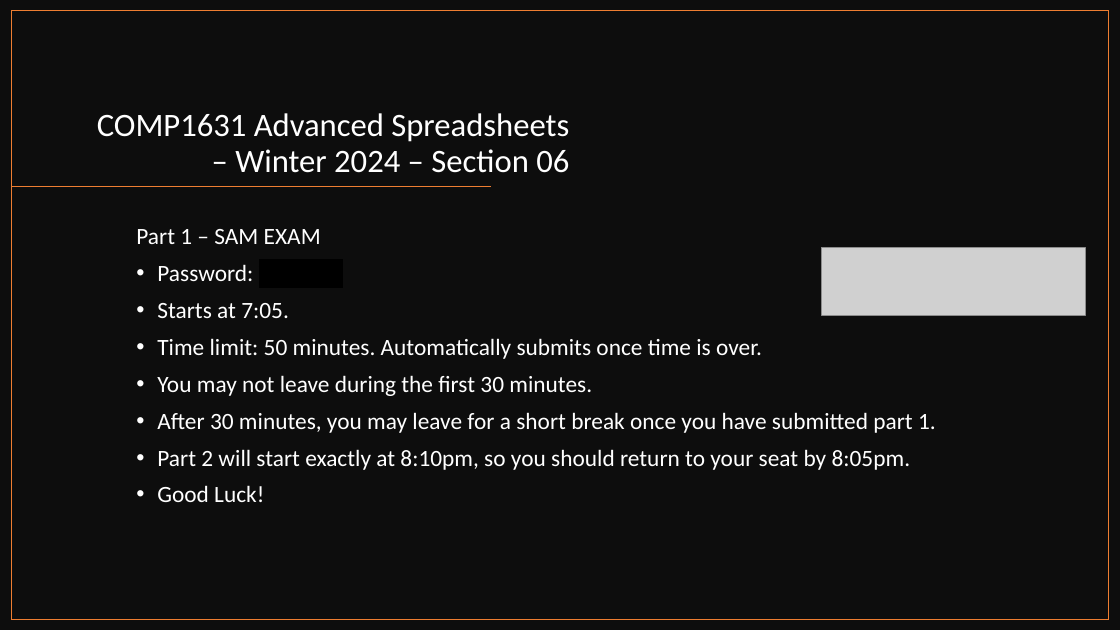
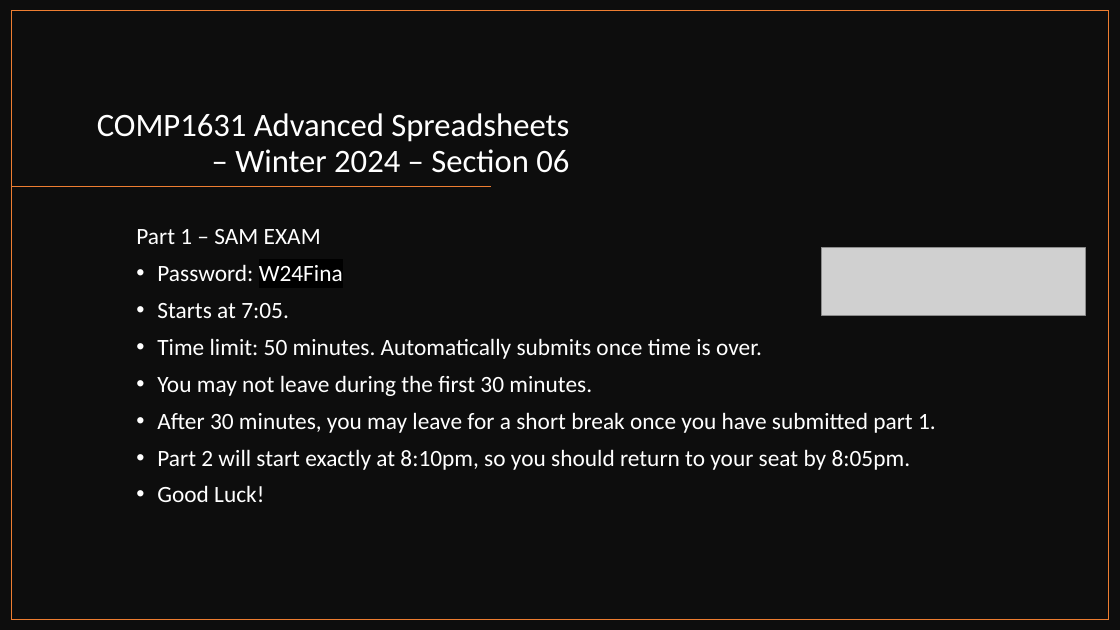
Before and after one commit to muktoakash/Teaching, a slide deck: slide 4 of COMP1631/Lecture_15_presentation.pptx. Drawn at 1120x630 pixels with LibreOffice and Linux fonts; fonts in the diff are those of the drawing; grey boxes stand for pictures. Boxes give left, top, right and bottom in pixels: in the first picture for what was removed or moved away, otherwise in the second. Text is boxed around its words. In the diff, an @@ line names an element or a change of style, - is before the commit and + after.

Commit message:
Complete lecture 15

```diff
--- a/COMP1631/Lecture_15_presentation.pptx
+++ b/COMP1631/Lecture_15_presentation.pptx
@@ text at [157, 264, 343, 281]: text colour #000000 to #FFFFFF in "W24Fina" @@
```
